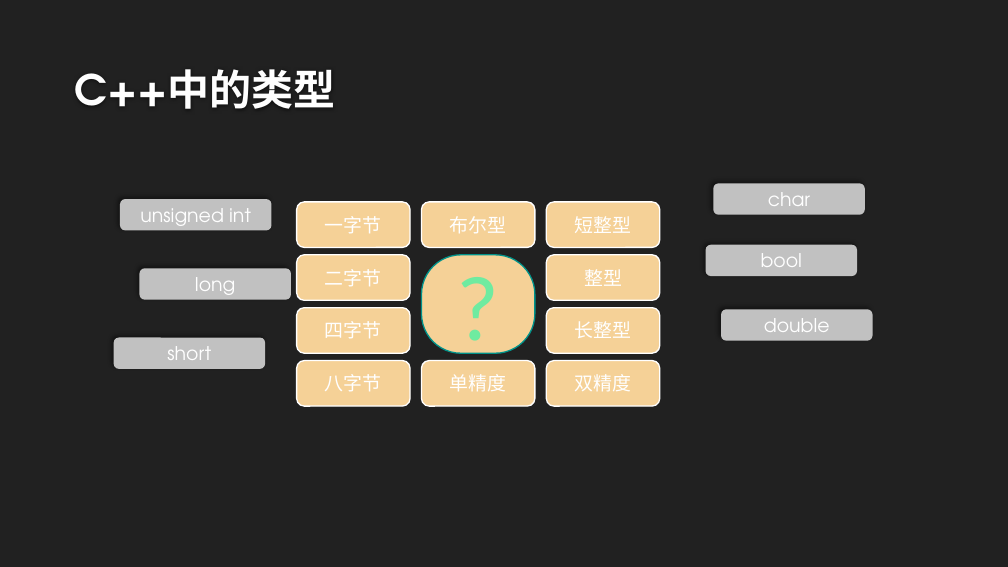
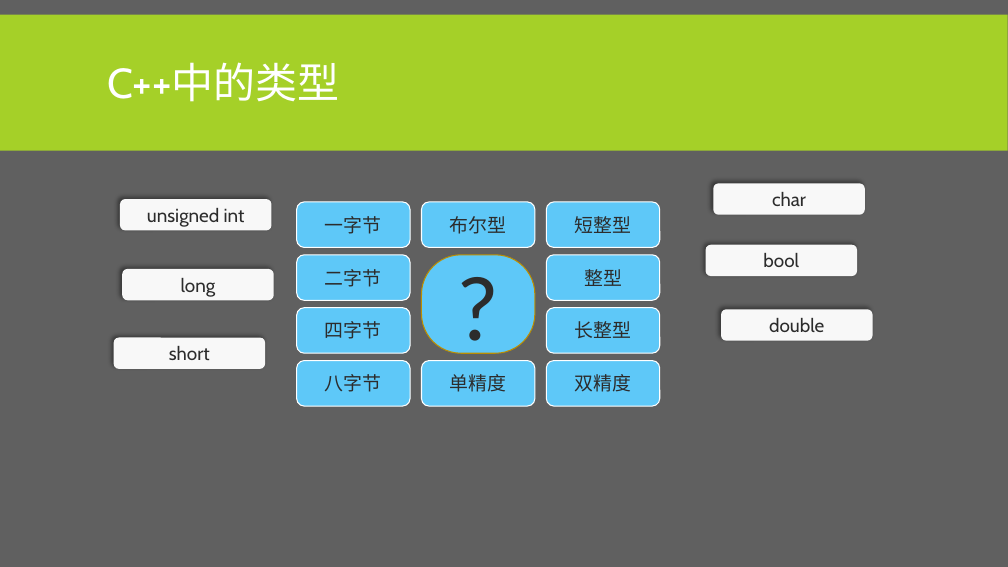
Before and after one commit to albertclass/Lessons, a slide deck: slide 7 of advance c++/courseware.pptx. Drawn at 1008x567 pixels with LibreOffice and Linux fonts; fonts in the diff are those of the drawing; background and template pictures are left out. Boxes give left, top, right and bottom in pixels: in the first picture for what was removed or moved away, otherwise in the second. Text is boxed around its words. In the diff, an @@ line names an element or a change of style, - is before the commit and + after.

```diff
--- a/advance c++/courseware.pptx
+++ b/advance c++/courseware.pptx
@@ background #212121 to #606060 @@
@@ rectangle added at <box>0,14,1008,150</box>, fill #A5D028 @@
@@ title "C++中的类型": place and size @@
-title "C++中的类型" at <box>75,69,336,109</box>
+title "C++中的类型" at <box>107,63,340,102</box>
@@ title "C++中的类型" at <box>107,63,340,102</box>: font TeX Gyre Adventor to Cabin, text colour #FEFEFE to #FFFFFF, bold off; line spacing 1 to 0.85; vertical alignment bottom to middle @@
@@ font TeX Gyre Adventor to Cabin, text colour #FFFFFF to #2C2C2C; fill #C1C1C1 to #F8F8F8 in 6 elements at <box>120,199,271,231</box>, <box>714,184,865,216</box>, <box>706,245,857,277</box>, <box>721,309,873,341</box>, <box>113,337,265,369</box>, <box>123,269,274,301</box> @@
@@ rounded rectangle "long": place and size @@
-rounded rectangle "long" at <box>139,268,290,300</box>
+rounded rectangle "long" at <box>123,269,274,301</box>
@@ rounded rectangle "?" at <box>422,255,535,353</box>: text colour #6FEBA0 to #2C2C2C; fill #F5D197 to #5EC8F8; outline #00928A 1.25 pt to #BD8E00 1 pt @@
@@ font TeX Gyre Adventor to Cabin, text colour #FFFFFF to #2C2C2C; fill #F5D197 to #5EC8F8; outline #FFFFFF 1.25 pt to #FFFFFF 1 pt in 10 elements at <box>296,202,410,247</box>, <box>296,255,410,300</box>, <box>296,308,410,353</box>, <box>296,361,410,406</box>, <box>547,308,660,353</box>, <box>547,255,660,300</box>, <box>422,202,535,247</box>, <box>547,202,660,247</box>, <box>422,361,535,406</box>, <box>547,361,660,406</box> @@
```
Also in this commit, not shown: 28 other slides changed, 5 slides added, 2 other files.
